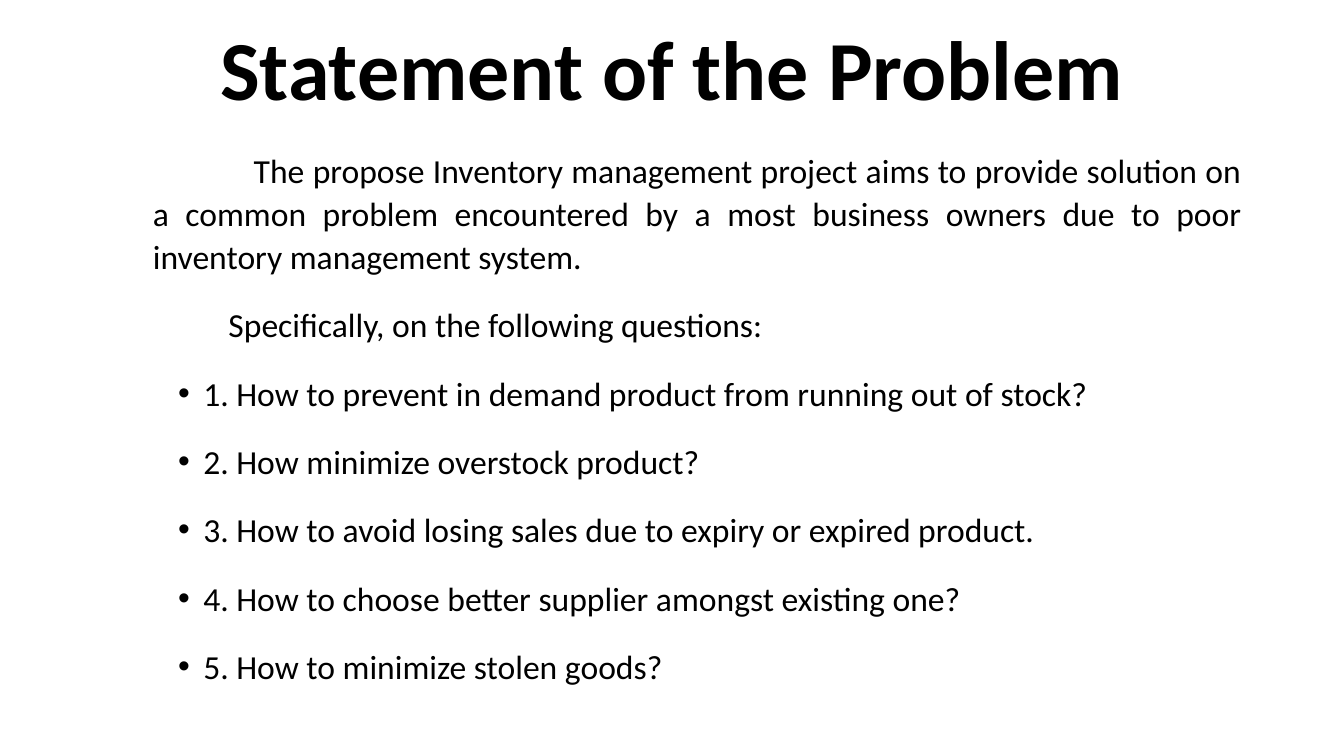
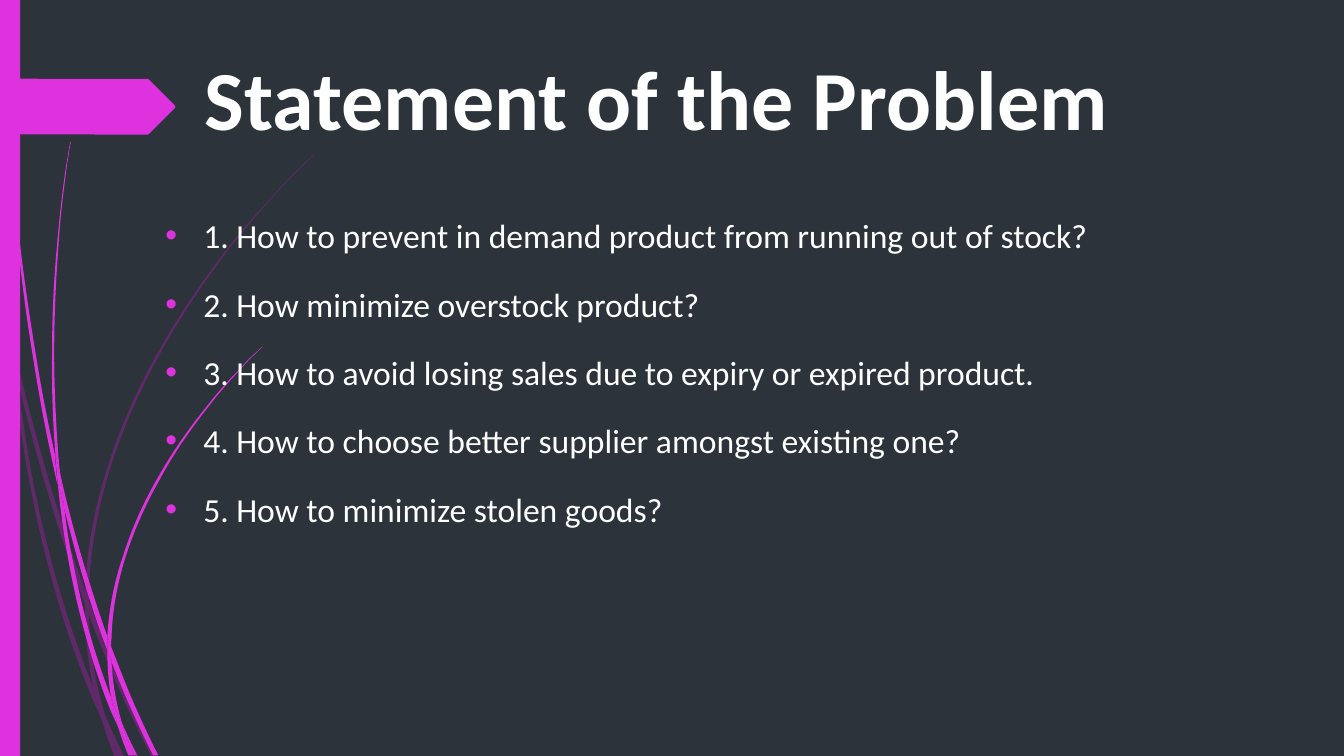
Before and after one commit to abcereno/miniproject1, a slide deck: slide 4 of MINI PROJECT 1 final.pptx (slide 3 before the commit). Drawn at 1344x756 pixels with LibreOffice and Linux fonts; fonts in the diff are those of the drawing. Boxes give left, top, right and bottom in pixels: in the first picture for what was removed or moved away, otherwise in the second. Text is boxed around its words. In the diff, an @@ line names an element or a change of style, - is before the commit and + after.

```diff
--- a/MINI PROJECT 1 final.pptx
+++ b/MINI PROJECT 1 final.pptx
@@ background #FFFFFF to #2C333A @@
@@ rectangle added at [0,0,20,756], fill #DE32DE @@
@@ title "Statement of the Problem": place and size @@
-title "Statement of the Problem" at [220,41,1123,101]
+title "Statement of the Problem" at [205,71,1108,131]
@@ title "Statement of the Problem" at [205,71,1108,131]: text colour #000000 to #FFFFFF; vertical alignment middle to top @@
@@ freeform shape added at [0,79,175,134], fill #DE32DE @@
@@ text "1. How to prevent in ..." at [203,221,1087,528]: text colour #000000 to #FFFFFF; indent changed @@
@@ text at [153,159,1241,343]: paragraphs removed @@
-The propose Inventory management project aims to provide solution on a common problem encountered by a most business owners due to poor inventory management system.
-Specifically, on the following questions:
@@ group added at [0,154,315,756]: 10 freeform shapes @@
@@ group added at [3,0,262,756]: 12 freeform shapes @@
```
Also in this commit, not shown: 17 other slides changed, 3 slides added, 2 slides removed, 4 other files.
